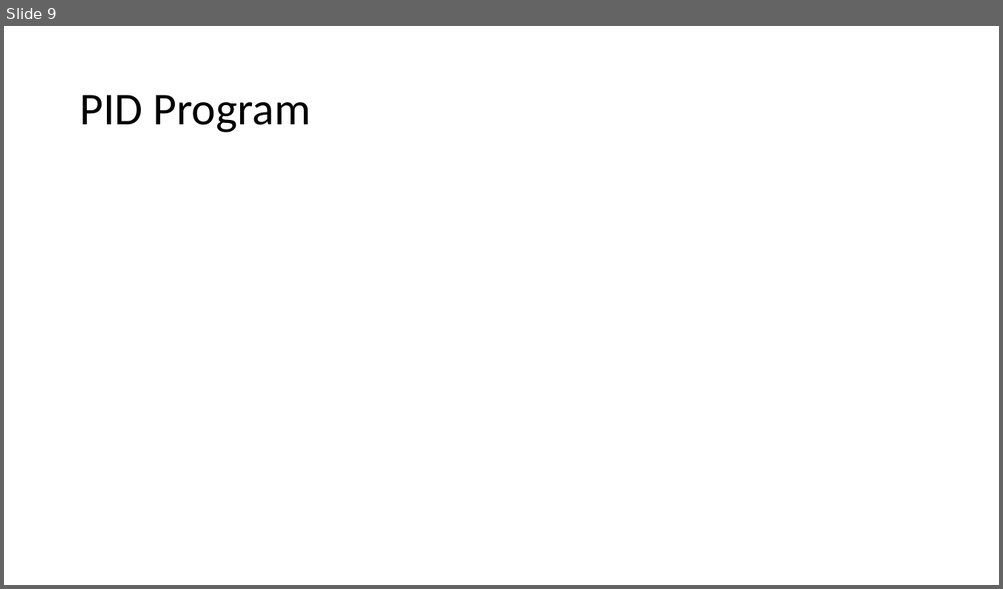
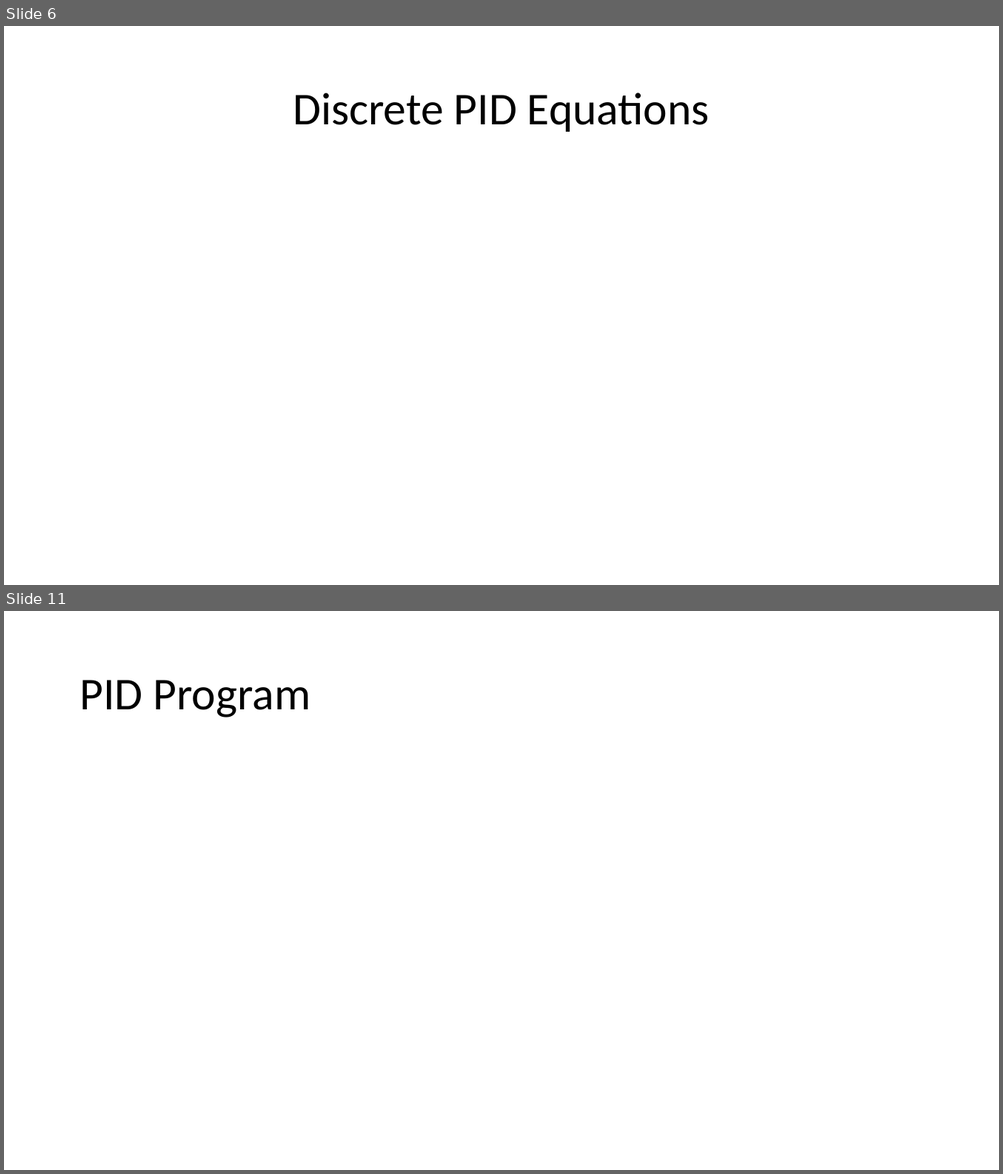
Before and after one commit to jdriscoll7/ELEC_3050, a slide deck: presentation/Final Projection Presentation.pptx. Shown one above the other, each under a label of ours: slide 9 before the commit, slides 6 and 11 after it; the slides between them are not shown. The pictures are 1003x589 and 1003x1174 pixels, drawn with LibreOffice and Linux fonts; fonts in the diff are those of the drawing; grey boxes stand for pictures. Boxes give left, top, right and bottom in pixels: in the first picture for what was removed or moved away, otherwise in the second. Text is boxed around its words. In the diff, an @@ line names an element or a change of style, - is before the commit and + after.

```diff
--- a/presentation/Final Projection Presentation.pptx
+++ b/presentation/Final Projection Presentation.pptx
@@ slide 6 added at <box>4,26,999,585</box>, background #FFFFFF @@
@@ title added at <box>293,93,709,132</box>, 44 pt, text #000000 @@
+Discrete PID Equations
@@ what was slide 9 is now slide 11 @@
```
Also in this commit, not shown: 7 slides changed, 2 other slides added, 1 slide removed.
